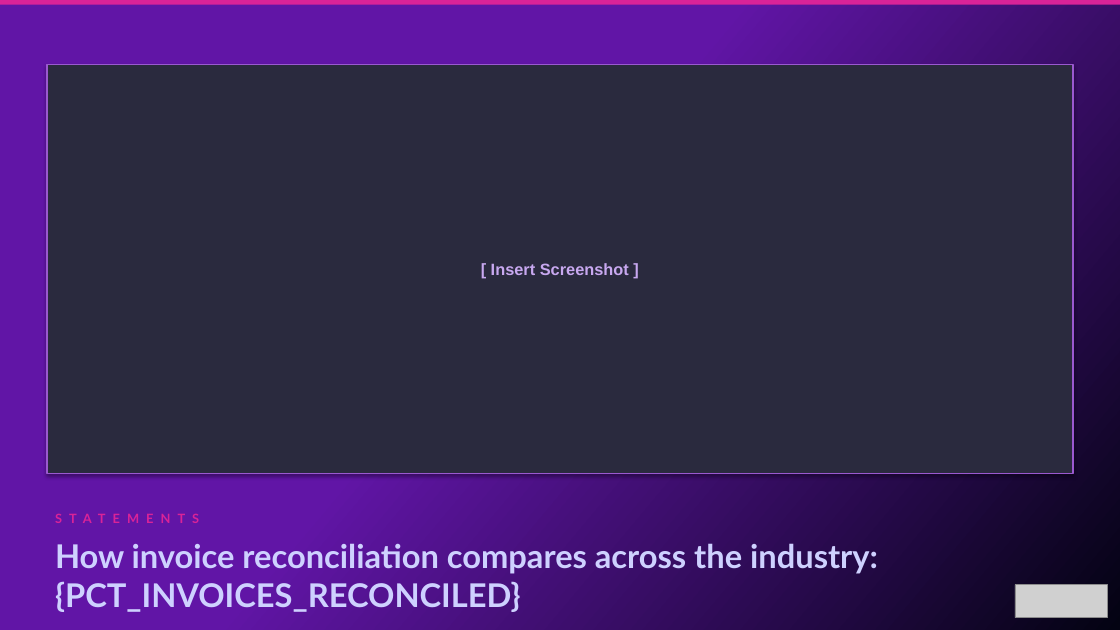
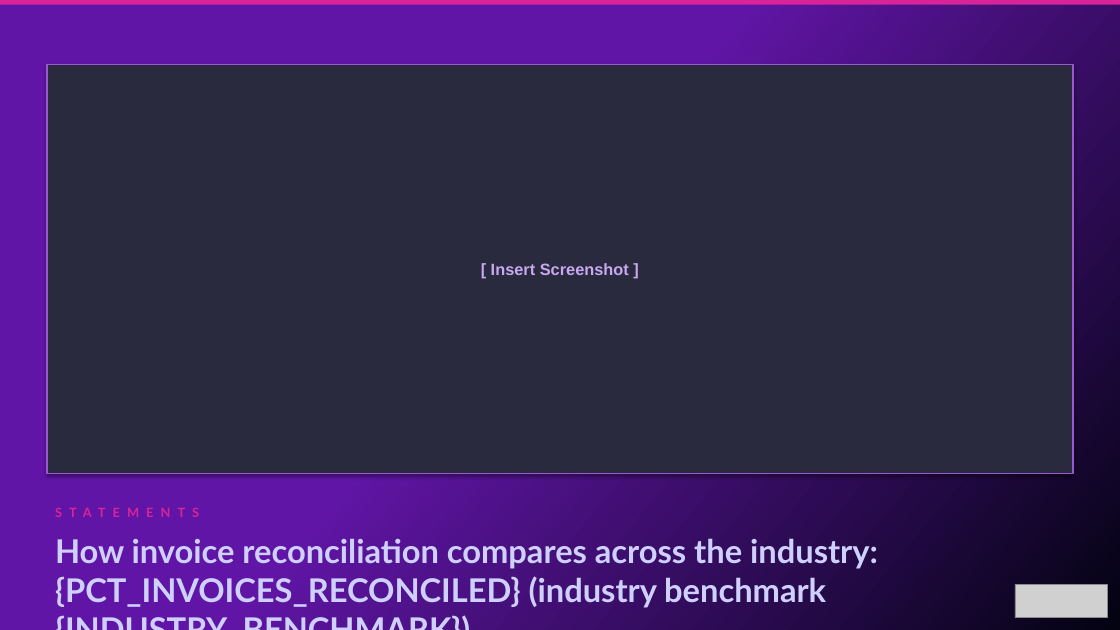
Before and after one commit to oresanniowo-beep/EBR-Gen-v2, a slide deck: slide 25 of EBR_Template.pptx (slide 27 before the commit). Drawn at 1120x630 pixels with LibreOffice and Linux fonts; fonts in the diff are those of the drawing; grey boxes stand for pictures. Boxes give left, top, right and bottom in pixels: in the first picture for what was removed or moved away, otherwise in the second. Text is boxed around its words. In the diff, an @@ line names an element or a change of style, - is before the commit and + after.

```diff
--- a/EBR_Template.pptx
+++ b/EBR_Template.pptx
@@ text "STATEMENTS": place and size @@
-text "STATEMENTS" at bbox=[47, 507, 1074, 533]
+text "STATEMENTS" at bbox=[47, 501, 1074, 527]
@@ text at bbox=[55, 538, 878, 608]: text changed @@
-How invoice reconciliation compares across the industry: {PCT_INVOICES_RECONCILED}
+How invoice reconciliation compares across the industry: {PCT_INVOICES_RECONCILED} (industry benchmark {INDUSTRY_BENCHMARK})
```
Also in this commit, not shown: 11 other slides changed, 1 slide added, 2 slides removed.
